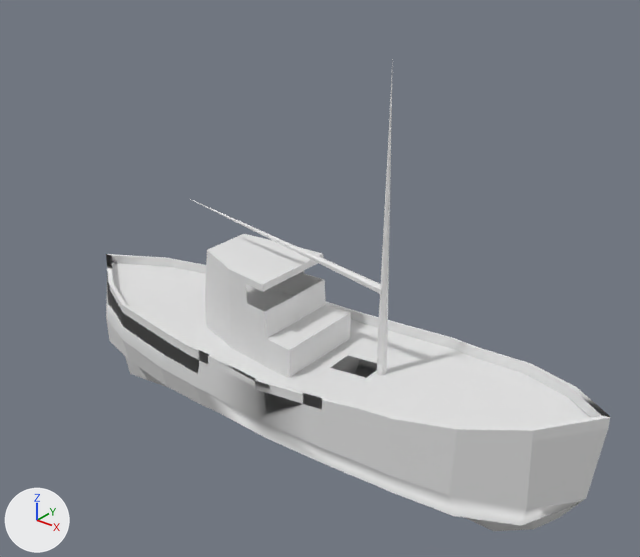
Before and after pictures for a commit that changed the FBX model Assets/Models/LowPolyBoat.fbx.
One viewpoint serves both versions: a 50 mm camera at (28.8, -35.1, 29.0) aimed at (-1.1, 2.2, 5.9). Every picture has the same lights, and +X, +Y and +Z are marked at lower left. The picture after the commit comes second. Materials are left out; every surface is plain grey. Vertices at exactly the same position are counted once.
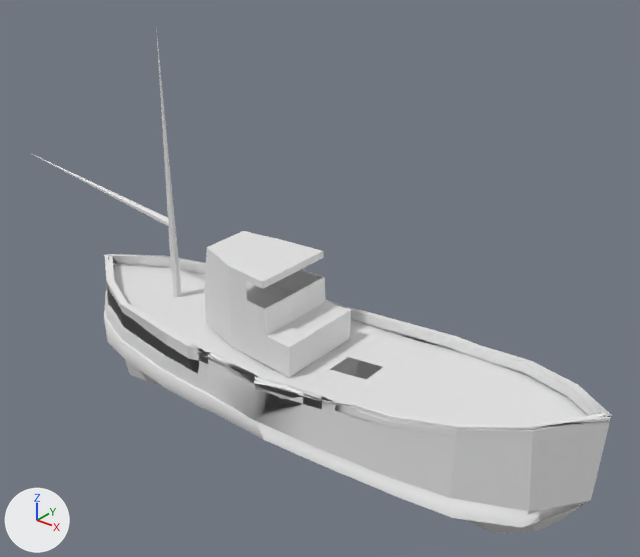
Pixel boxes (x1, y1, x2, y2) of what changed, in the pictures (640 x 557 px):
'Cube', reshaped: before (106, 254, 610, 531); after (104, 254, 612, 534)
'Cube.015', moved: before (112, 263, 590, 428); after (113, 265, 605, 440)
'Cube.014', moved: before (205, 234, 351, 378); after (205, 231, 351, 378)
'Cylinder', moved: before (190, 59, 393, 375); after (33, 28, 182, 297)
part 1 of me_cube, built on: before (126, 358, 607, 526); after (104, 254, 612, 532)

The change, as a list of edits to the scene's bpy script:
```text
Change me_cube:
    used by ob_cube; location = (0.0, 0.0, 0.0)
    remove me_cube.from_pydata(...)  # 418 vertices, 323 faces; spans x -19.5..17.8, y -4.8..5.3, z -6.4..5.3
    add me_cube.from_pydata(...)  # 833 vertices, 694 faces; spans x -19.6..17.9, y -4.9..5.4, z -6.5..5.3
    me_cube part 1: 1 vertex moved from x 1.9, y 5.2, z 0.0 to x 1.7, y 5.3, z 0.0; 14 vertices removed from x -17.8..17.4, y -4.7..5.1, z -6.4..0.3; 429 vertices added at x -19.6..17.9, y -4.9..5.4, z -6.5..5.3
Change ob_cube_015:
    ob_cube_015.location: (0.0, 0.0, 0.02) -> (0.0, 0.0, -0.09)
Change ob_cube_014:
    ob_cube_014.location: (8.36, -0.19, 1.01) -> (8.36, -0.19, 1.19)
Change ob_cylinder:
    ob_cylinder.location: (4.87, 0.28, 3.88) -> (-11.73, 0.28, 3.49)
```
